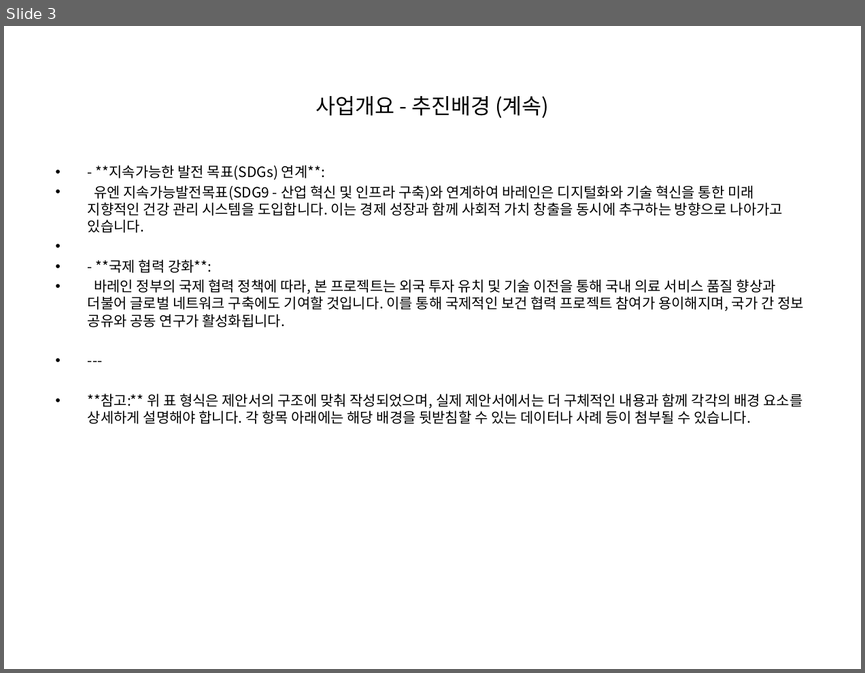
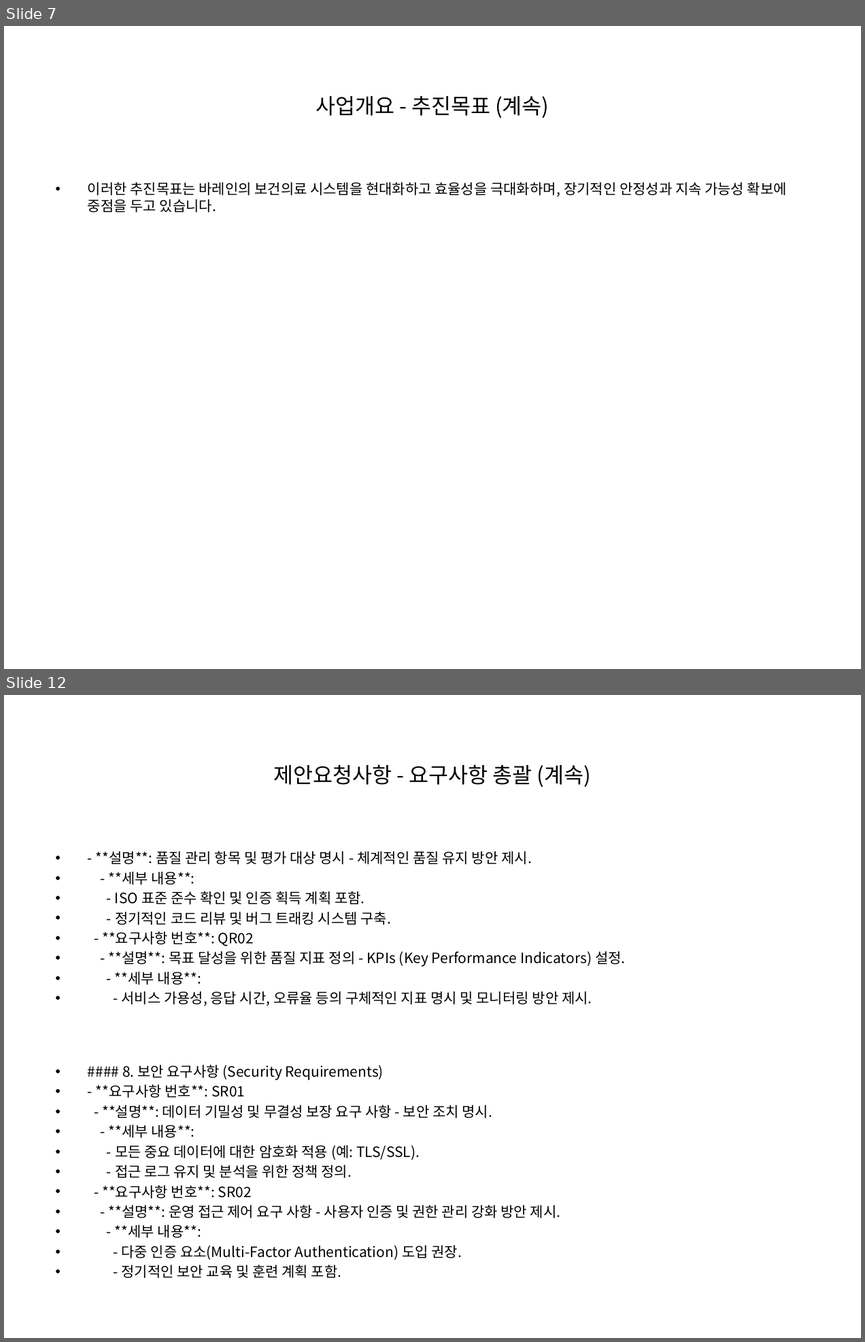
Before and after one commit to anskong/llm_mission, a slide deck: generated_ppt.pptx. Shown one above the other, each under a label of ours: slide 3 before the commit, slides 7 and 12 after it; the slides between them are not shown. The pictures are 865x673 and 865x1342 pixels, drawn with LibreOffice and Linux fonts; fonts in the diff are those of the drawing. Boxes give left, top, right and bottom in pixels: in the first picture for what was removed or moved away, otherwise in the second. Text is boxed around its words. In the diff, an @@ line names an element or a change of style, - is before the commit and + after.

```diff
--- a/generated_ppt.pptx
+++ b/generated_ppt.pptx
@@ slide 12 added at (4,695,861,1338), background #FFFFFF @@
@@ title added at (274,764,591,787), 18 pt, text #000000 @@
+제안요청사항 - 요구사항 총괄 (계속)
@@ text added at (96,851,625,1278), 12 pt, text #000000 @@
+• - **설명**: 품질 관리 항목 및 평가 대상 명시 - 체계적인 품질 유지 방안 제시.
+• - **세부 내용**:
+• - ISO 표준 준수 확인 및 인증 획득 계획 포함.
+• - 정기적인 코드 리뷰 및 버그 트래킹 시스템 구축.
+• - **요구사항 번호**: QR02
+• - **설명**: 목표 달성을 위한 품질 지표 정의 - KPIs (Key Performance Indicators) 설정.
+• - **세부 내용**:
+• - 서비스 가용성, 응답 시간, 오류율 등의 구체적인 지표 명시 및 모니터링 방안 제시.
+• #### 8. 보안 요구사항 (Security Requirements)
+• - **요구사항 번호**: SR01
+• - **설명**: 데이터 기밀성 및 무결성 보장 요구 사항 - 보안 조치 명시.
+• - **세부 내용**:
+• - 모든 중요 데이터에 대한 암호화 적용 (예: TLS/SSL).
+• - 접근 로그 유지 및 분석을 위한 정책 정의.
+• - **요구사항 번호**: SR02
+• - **설명**: 운영 접근 제어 요구 사항 - 사용자 인증 및 권한 관리 강화 방안 제시.
+• - **세부 내용**:
+• - 다중 인증 요소(Multi-Factor Authentication) 도입 권장.
+• - 정기적인 보안 교육 및 훈련 계획 포함.
+• #### 9. 프로젝트 관리 요구사항 (Project Management Requirements)
+• - **요구사항 번호**: PMR01
@@ what was slide 3 is now slide 7 @@
@@ slide 7 changed as well @@
@@ title at (315,96,549,118): text changed @@
-사업개요 - 추진배경 (계속)
+사업개요 - 추진목표 (계속)
@@ text at (88,182,787,212): text changed @@
-• - **지속가능한 발전 목표(SDGs) 연계**:
-• 유엔 지속가능발전목표(SDG9 - 산업 혁신 및 인프라 구축)와 연계하여 바레인은 디지털화와 기술 혁신을 통한 미래 지향적인 건강 관리 시스템을 도입합니다. 이는 경제 성장과 함께 사회적 가치 창출을 동시에 추구하는 방향으로 나아가고 있습니다.
-• - **국제 협력 강화**:
-• 바레인 정부의 국제 협력 정책에 따라, 본 프로젝트는 외국 투자 유치 및 기술 이전을 통해 국내 의료 서비스 품질 향상과 더불어 글로벌 네트워크 구축에도 기여할 것입니다. 이를 통해 국제적인 보건 협력 프로젝트 참여가 용이해지며, 국가 간 정보 공유와 공동 연구가 활성화됩니다.
-• ---
-• **참고:** 위 표 형식은 제안서의 구조에 맞춰 작성되었으며, 실제 제안서에서는 더 구체적인 내용과 함께 각각의 배경 요소를 상세하게 설명해야 합니다. 각 항목 아래에는 해당 배경을 뒷받침할 수 있는 데이터나 사례 등이 첨부될 수 있습니다.
+• 이러한 추진목표는 바레인의 보건의료 시스템을 현대화하고 효율성을 극대화하며, 장기적인 안정성과 지속 가능성 확보에 중점을 두고 있습니다.
```
Also in this commit, not shown: 2 other slides changed, 18 other slides added, 1 other file.
